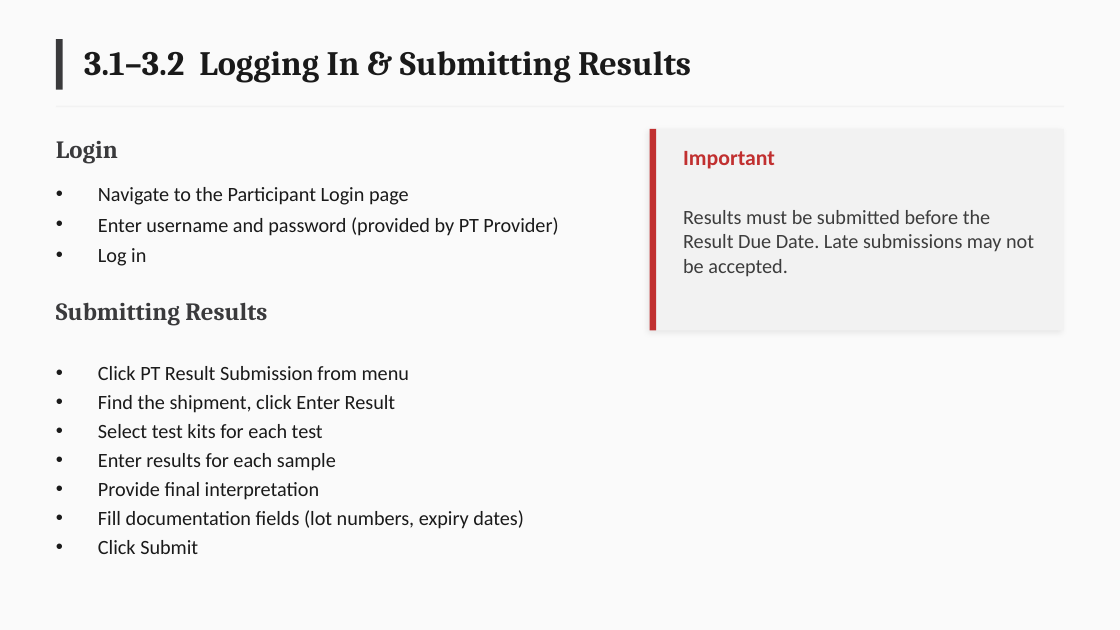
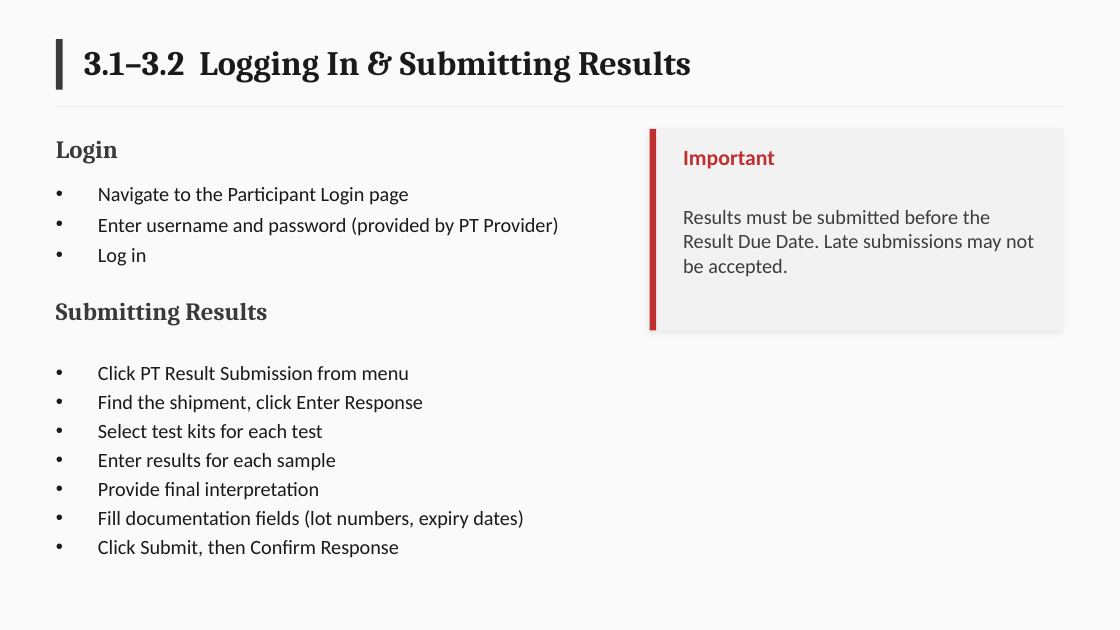
Before and after one commit to deforay/ept, a slide deck: slide 13 of docs/training/ePT-Training-Curriculum.pptx. Drawn at 1120x630 pixels with LibreOffice and Linux fonts; fonts in the diff are those of the drawing. Boxes give left, top, right and bottom in pixels: in the first picture for what was removed or moved away, otherwise in the second. Text is boxed around its words. In the diff, an @@ line names an element or a change of style, - is before the commit and + after.

Commit message:
Update training slides to current buttons, menus, import review and Confirm Response step (#89)

```diff
--- a/docs/training/ePT-Training-Curriculum.pptx
+++ b/docs/training/ePT-Training-Curriculum.pptx
@@ text at (98, 395, 423, 413): text changed @@
-• Find the shipment, click Enter Result
+• Find the shipment, click Enter Response
@@ text at (98, 540, 399, 558): text changed @@
-• Click Submit
+• Click Submit, then Confirm Response
```
Also in this commit, not shown: 6 other slides changed.
